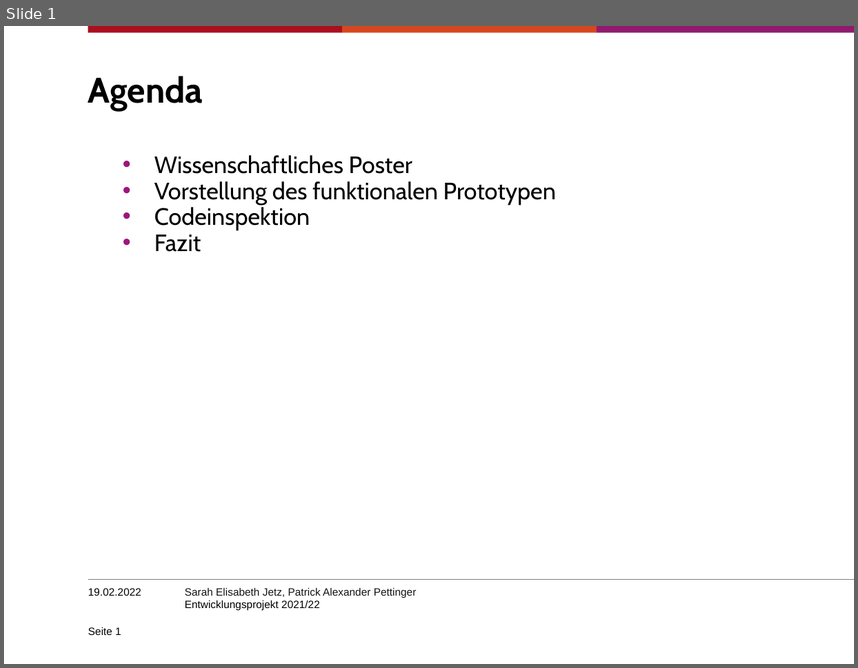
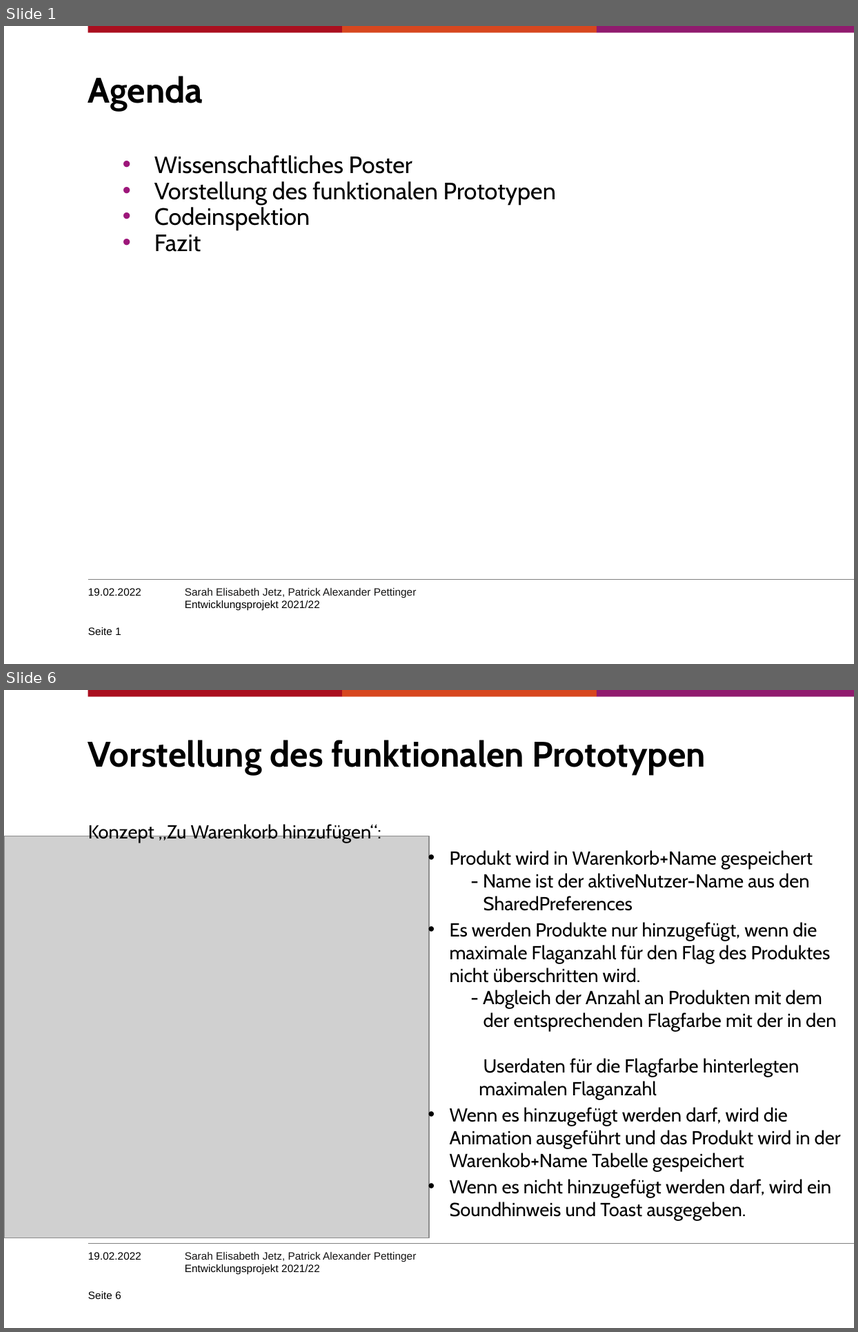
Before and after one commit to SJetz/EPWS2122JetzPettinger, a slide deck: Artefakte/Audit 4/Entwicklungsprojekt202122_PettingerJetz.pptx. Shown one above the other, each under a label of ours: slide 1 before the commit, slides 1 and 6 after it; the slides between them are not shown. The pictures are 858x668 and 858x1332 pixels, drawn with LibreOffice and Linux fonts; fonts in the diff are those of the drawing; grey boxes stand for pictures; background and template pictures are left out. Boxes give left, top, right and bottom in pixels: in the first picture for what was removed or moved away, otherwise in the second. Text is boxed around its words. In the diff, an @@ line names an element or a change of style, - is before the commit and + after.

```diff
--- a/Artefakte/Audit 4/Entwicklungsprojekt202122_PettingerJetz.pptx
+++ b/Artefakte/Audit 4/Entwicklungsprojekt202122_PettingerJetz.pptx
@@ slide 6 added at [4, 690, 854, 1328], background #FFFFFF; not listed: 5 template elements that a slide beside it also shows @@
@@ title added at [88, 740, 706, 774], 30 pt, text #000000, bold @@
+Vorstellung des funktionalen Prototypen
@@ text added at [88, 822, 841, 1220], 16 pt, text #000000 @@
+Konzept „Zu Warenkorb hinzufügen“:
+                • Produkt wird in Warenkorb+Name gespeichert
+                  - Name ist der aktiveNutzer-Name aus den
+                  SharedPreferences
+                • Es werden Produkte nur hinzugefügt, wenn die maximale Flaganzahl für den Flag des Produktes nicht überschritten wird.
+                  - Abgleich der Anzahl an Produkten mit dem
+                  der entsprechenden Flagfarbe mit der in den
+                  Userdaten für die Flagfarbe hinterlegten
+                  maximalen Flaganzahl
+                • Wenn es hinzugefügt werden darf, wird die Animation ausgeführt und das Produkt wird in der Warenkob+Name Tabelle gespeichert
+                • Wenn es nicht hinzugefügt werden darf, wird ein Soundhinweis und Toast ausgegeben.
@@ picture added at [4, 836, 429, 1236] @@
@@ text added at [88, 1252, 141, 1259], 9 pt, text #000000 @@
+19.02.2022
@@ page number added at [88, 1290, 121, 1299], 9 pt, text #000000 @@
+Seite 6
```
Also in this commit, not shown: 2 slides changed, 6 other slides added.
